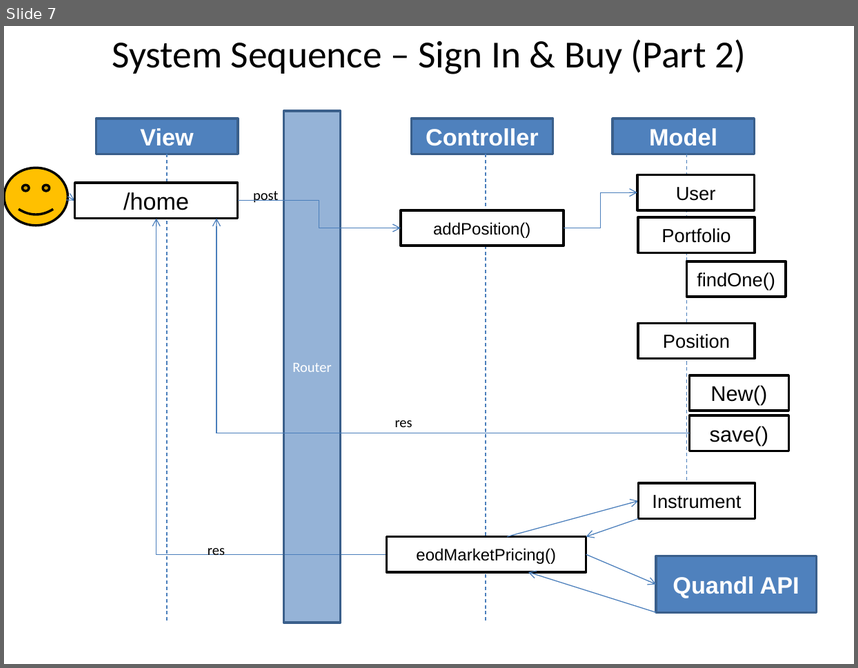
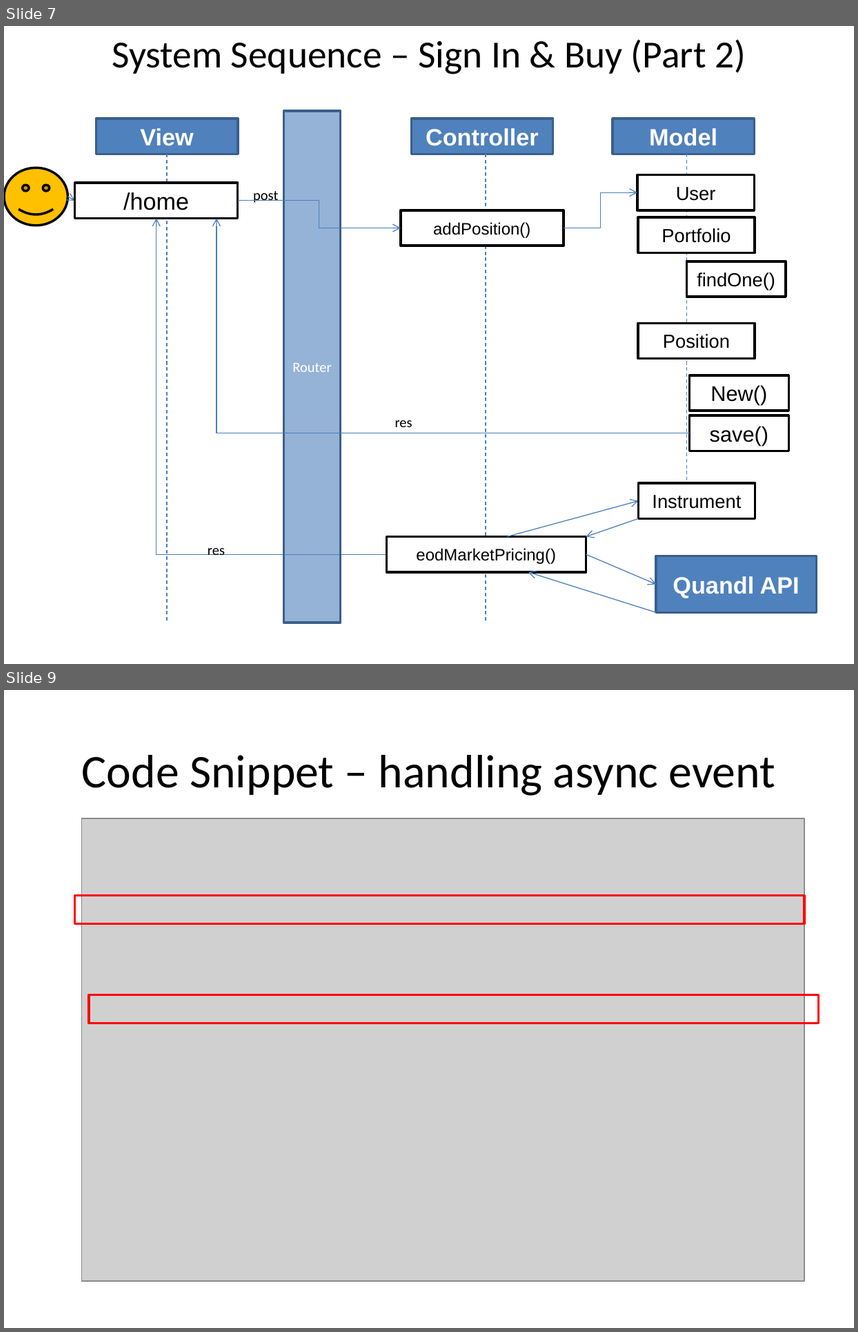
Before and after one commit to wdi-sg/project-2, a slide deck: documentation/Project2.pptx. Shown one above the other, each under a label of ours: slide 7 before the commit, slides 7 and 9 after it; the slides between them are not shown. The pictures are 858x668 and 858x1332 pixels, drawn with LibreOffice and Linux fonts; fonts in the diff are those of the drawing; grey boxes stand for pictures. Boxes give left, top, right and bottom in pixels: in the first picture for what was removed or moved away, otherwise in the second. Text is boxed around its words. In the diff, an @@ line names an element or a change of style, - is before the commit and + after.

```diff
--- a/documentation/Project2.pptx
+++ b/documentation/Project2.pptx
@@ slide 9 added at [4, 690, 854, 1328], background #FFFFFF @@
@@ title added at [82, 755, 776, 796], 39.6 pt, text #000000 @@
+Code Snippet – handling async event
@@ picture added at [82, 818, 805, 1281] @@
@@ rectangle added at [74, 896, 804, 924], outline #FF0000 2 pt @@
@@ rectangle added at [89, 994, 818, 1023], outline #FF0000 2 pt @@
```
Also in this commit, not shown: 2 other slides added, 1 other file.
